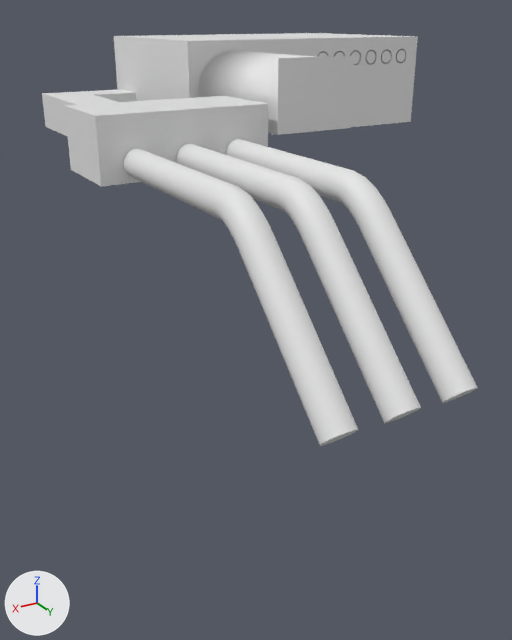
The FBX model Assets/02_Arts/World/BackRoom_01.fbx: old version first, new version second.
The view is the same before and after, from a 50 mm lens placed at (63.5, 109.9, 16.1), pointed at (18.1, 34.1, -21.8). Every picture has the same lights, and +X, +Y and +Z are marked at lower left. The older version comes first. Materials are left out; every surface is plain grey. Where no turn or scale is listed for an object, it has been applied to the vertices. Vertices at exactly the same position are counted once.

In view in the first picture: 'Slides_02', 'World_Base.002' and 1 more.
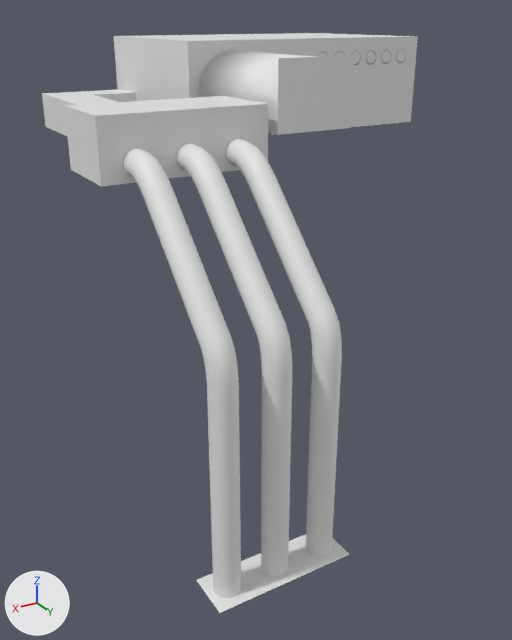
Where the newer file only moved an object's origin or applied its transform, the numbers keep the older frame.

Boxes [x1, y1, x2, y2] around the edits, measured in the pictures (512 x 640 px):
'Slides_02', reshaped (36% narrower, 54% taller): before [123, 139, 478, 446]; after [123, 139, 349, 613]
part 1 of me_cylinder_017, added: after [123, 139, 349, 613]
part 2 of me_cylinder_017, deleted: before [123, 139, 478, 446]

The change, as a list of edits to the scene's bpy script:
```text
Change me_cylinder_017:
    used by ob_slides_02; location = (30.0, 40.0, 2.6)
    remove me_cylinder_017.from_pydata(...)  # 1776 vertices, 1503 faces; spans x -8.0..8.0, y -2.0..36.7, z -15.5..1.4
    add me_cylinder_017.from_pydata(...)  # 2260 vertices, 1981 faces; spans x -8.4..8.4, y -2.0..20.7, z -42.8..1.4
    me_cylinder_017 part 1: 1060 vertices added at x -8.4..8.4, y 1.3..20.7, z -42.8..0.9
    me_cylinder_017 part 2: 576 vertices removed from x -7.5..7.5, y 20.0..36.7, z -15.5..0.9
```
